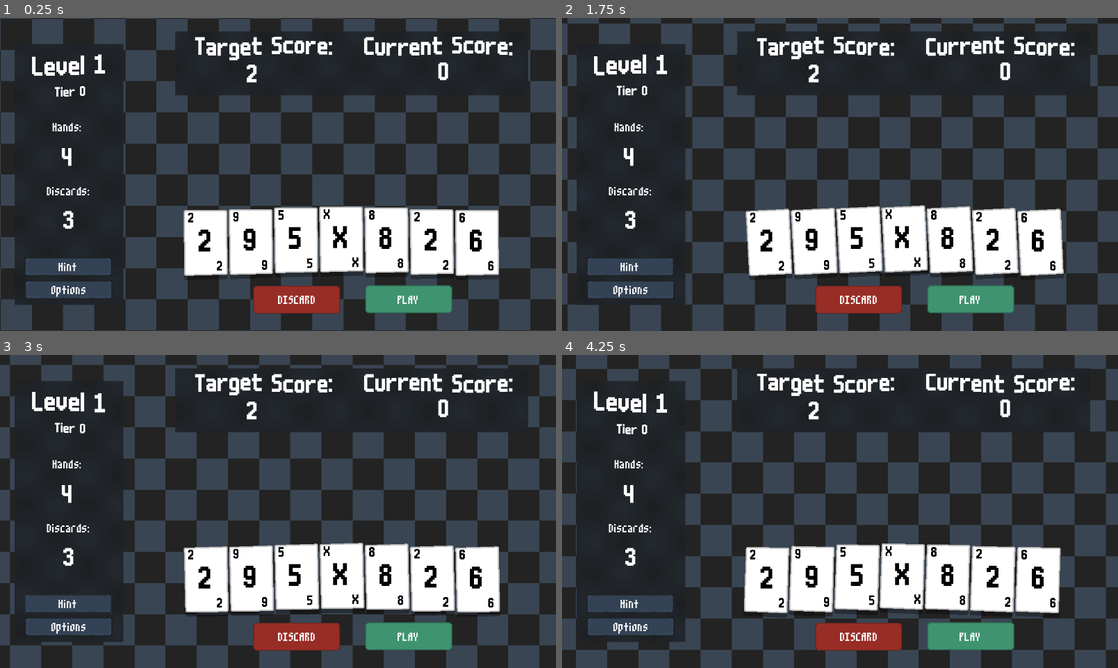
Above: before the commit, frames 1-4 (two rows, left to right).
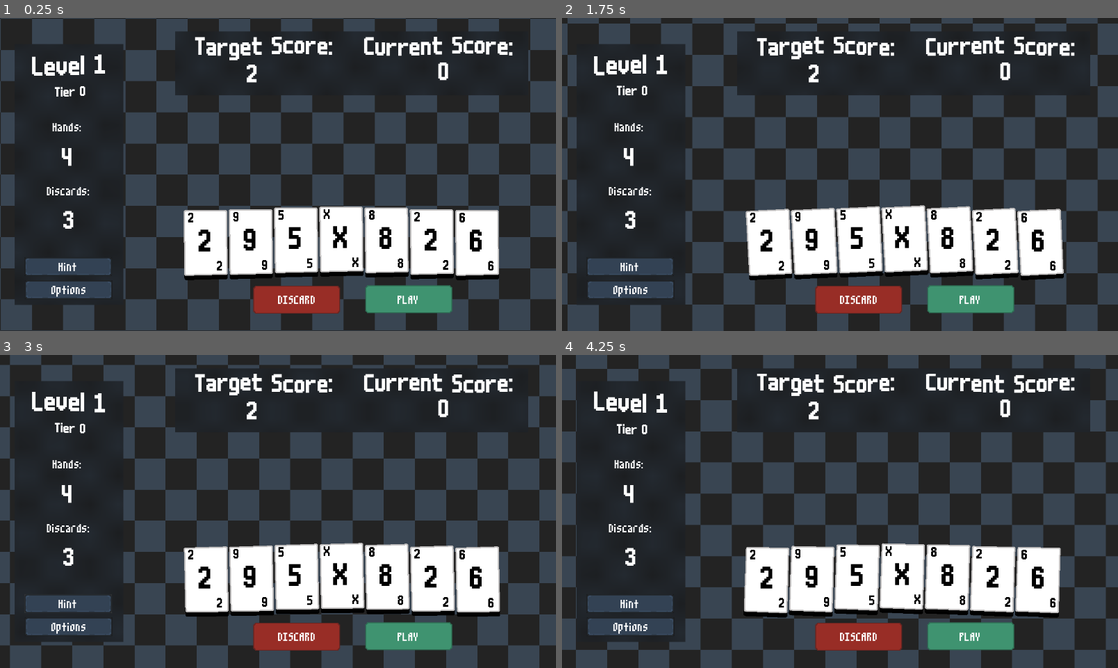
Above: after the commit, the same moments.

Repository: hd2802/stack-demon
Game: Godot game, scene res://_Scenes/LevelRunner/level_runner.tscn
The game is run twice, just before and just after one commit, with the same random seed, the same clock (stepped at 60 frames per second) and the same inputs.
Inputs (mouse positions are in pixels of both pictures, inside the frame that each line leads up to):
- Up to frame 1 (0.25 s): no input
- Up to frame 2 (1.75 s): click "DISCARD" at 0.5 s; click "PLAY" at 1.25 s
- Up to frame 3 (3 s): click "PLAY" at 2 s; click (66, 602) at 2.75 s
- Up to frame 4 (4.25 s): click "DISCARD" at 3.5 s

The runs differ from the first frame. In frame 1, 0.4% of the frame differs, in the area x 33-90%, y 80-84%; in frame 2, 0.4%; in frame 3, 0.4%; in frame 4, 0.4%.

Commit message:
Revert "feat: add semi-working dragging feature"
This reverts commit 27d570ad3819c724e648a25e4f59163725b07396.

Diff:
--- a/_Scenes/Card/card.tscn
+++ b/_Scenes/Card/card.tscn
@@ -11,7 +11,7 @@
 shader_parameter/debug = false
 shader_parameter/border_scale = 2.0
 shader_parameter/shadow_offset = Vector2(0, -10)
-shader_parameter/color = Color(0, 0, 0, 0.341176)
+shader_parameter/color = Color(0, 0, 0, 1)
 shader_parameter/blur_amount = 0.0
 shader_parameter/shadow_scale = 1.5
 shader_parameter/disable_rotating = false
@@ -30,6 +30,7 @@
 [sub_resource type="RectangleShape2D" id="RectangleShape2D_jedek"]
 
 [node name="Card" type="Node2D"]
+position = Vector2(-50, -75)
 script = ExtResource("1_hcfnd")
 
 [node name="Sprite2D" type="Sprite2D" parent="."]
--- a/_Scripts/CardScripts/Card/card.gd
+++ b/_Scripts/CardScripts/Card/card.gd
@@ -2,21 +2,17 @@
 class_name Card
 
 var card_data : CardDataResource
+
 var is_hovered : bool = false
-var is_dragged : bool = false
-var drag_offset : Vector2
-var original_position : Vector2
-var is_selected : bool = false  # Track selection state
 
 var tween_hover : Tween
 var sprite : Sprite2D
 
 signal clicked(card: Node)
-signal dragged(card: Node, new_position: Vector2)
 
 func _ready() -> void:
 	sprite = self.get_node("Sprite2D")
-	original_position = position
+	print(sprite)
 
 func createCard(card : String):
 	self.card_data = load("res://Resources/CardData/" + card + ".tres")
@@ -32,36 +28,17 @@
 	center.text = self.card_data.text
 
 func _on_area_2d_input_event(viewport: Node, event: InputEvent, shape_idx: int) -> void:
-	if event is InputEventMouseButton:
+	if event is InputEventMouseButton and event.pressed:
 		if event.button_index == MOUSE_BUTTON_LEFT:
-			if event.pressed:
-				is_dragged = true
-				drag_offset = event.position - position
-				emit_signal("clicked", self)
-			else:
-				is_dragged = false
-				emit_signal("dragged", self, position)
+			clicked.emit(self)
 		elif event.button_index == MOUSE_BUTTON_RIGHT and get_parent().selected_card == self:
 			get_parent()._on_card_clicked(self)
+	else:
+		pass
 
 func _on_area_2d_mouse_entered() -> void:
 	is_hovered = true
 
+
 func _on_area_2d_mouse_exited() -> void:
 	is_hovered = false
-
-func _process(delta: float) -> void:
-	if is_dragged:
-		position = get_viewport().get_mouse_position() - drag_offset
-
-		if is_selected:
-			position.y -= 20
-
-		z_index = 1 if is_selected else 0
-
-func set_selected(selected: bool) -> void:
-	is_selected = selected
-	if is_selected:
-		position.y -= 20
-	else:
-		position.y += 20
--- a/_Scripts/Level/Hand/hand.gd
+++ b/_Scripts/Level/Hand/hand.gd
@@ -6,6 +6,7 @@
 
 var current_hand : Array[String]
 var selected_card : Card
+
 var selected_cards : Array[Card] = []
 
 var calculator : Calculator
@@ -18,13 +19,13 @@
 
 var cards_added : int = 0
 
+
 func _ready():
 	for i in range(0, HAND_SIZE):
 		add_card()
 	calculator = Calculator.new()
 
-	for card in get_children():
-		card.connect("dragged", Callable(self, "_on_card_dragged"))
+# -----------------------------------------------------------------------------
 
 func add_card():
 	var card_id = _DeckManager.draw_card()
@@ -36,42 +37,37 @@
 	arrange_cards()
 	cards_added += 1
 
+# -----------------------------------------------------------------------------
+
 func arrange_cards():
 	if get_child_count() == 0:
 		return
 
-	var total_cards = self.get_child_count()
-	for i in range(total_cards):
+	for i in range(self.get_child_count()):
 		var card = self.get_child(i)
 
-		var hand_ratio = float(i) / float(total_cards - 1) if total_cards > 1 else 0.5
+		var hand_ratio = float(i) / float(self.get_child_count() - 1) if get_child_count() > 1 else 0.5
+
 		var spread_offset = spread_curve.sample(hand_ratio) * 625
+
 		var height_offset = height_curve.sample(hand_ratio) * -8
 
 		card.position = Vector2(spread_offset, height_offset)
 
-		if card in selected_cards:
-			card.position.y -= 20
+# -----------------------------------------------------------------------------
 
 func _on_card_clicked(card: Card):
+	# if the EXACT card is already in the list of selected cards
+		# begs the question of - how do we measure if the exact card is in the list or not
+	# if we store as cards and use the .has function then it should work?
 	if selected_cards.has(card):
+		# here we assume that the card is already risen and marked as selected
+		# so we want to deselect it
 		card.position.y += 20
 		selected_cards.erase(card)
-		card.is_selected = false
 	else:
 		selected_cards.push_back(card)
 		card.position.y -= 20
-		card.is_selected = true
-
-	arrange_cards()
-
-func _on_card_dragged(card: Card, new_position: Vector2):
-	card.position = new_position
-
-	if card.is_selected:
-		card.position.y -= 20
-
-	arrange_cards()
 
 func _on_play_card_button_pressed() -> void:
 	if !selected_cards:
@@ -80,22 +76,32 @@
 		var score = calculator._on_hand_played(selected_cards)
 		scored.emit(score)
 
+		# remove them physically from the hand
 		for card in selected_cards:
+			# remove the card sprite from the hand
 			self.remove_child(card)
 			card.queue_free()
+
+			# remove the card data from the array
 			current_hand.erase(card.card_data.text)
+
+			# add a new card to replace the old one
 			add_card()
 		hand_played.emit()
 
+		# remove the selected cards from the logic of the hand
 		selected_cards = []
 
+# need to make it so multiple cards can be discarded at one time
 func _on_discard_button_pressed() -> void:
 	if len(selected_cards) != 0:
+
 		for card in selected_cards:
 			card.queue_free()
 			current_hand.erase(card.card_data.text)
 			add_card()
 		selected_cards = []
 		hand_discarded.emit()
+
 	else:
 		pass
